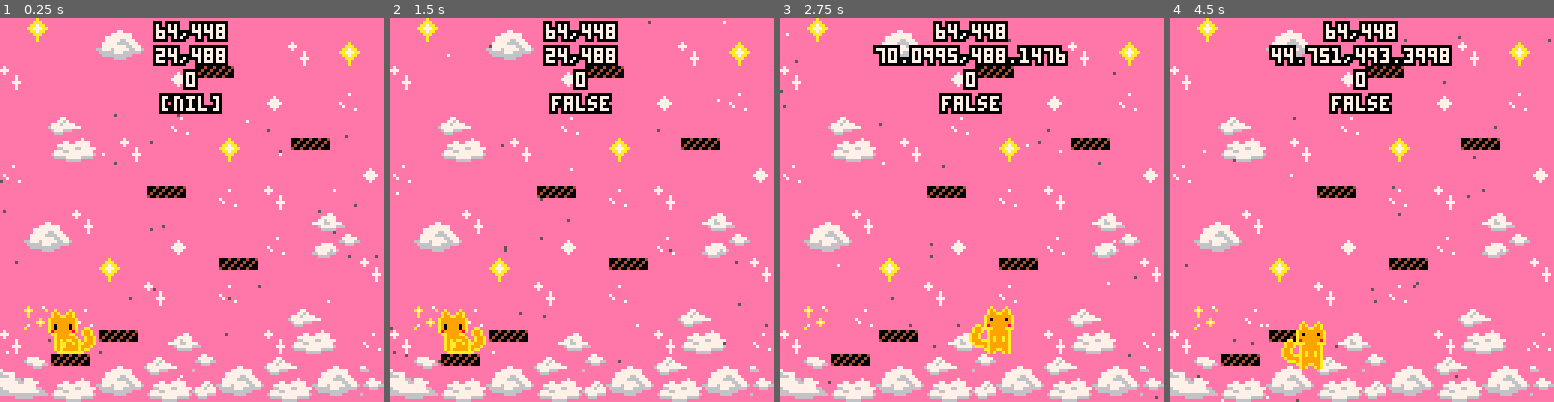
Above: before the commit, frames 1-4 (left to right).
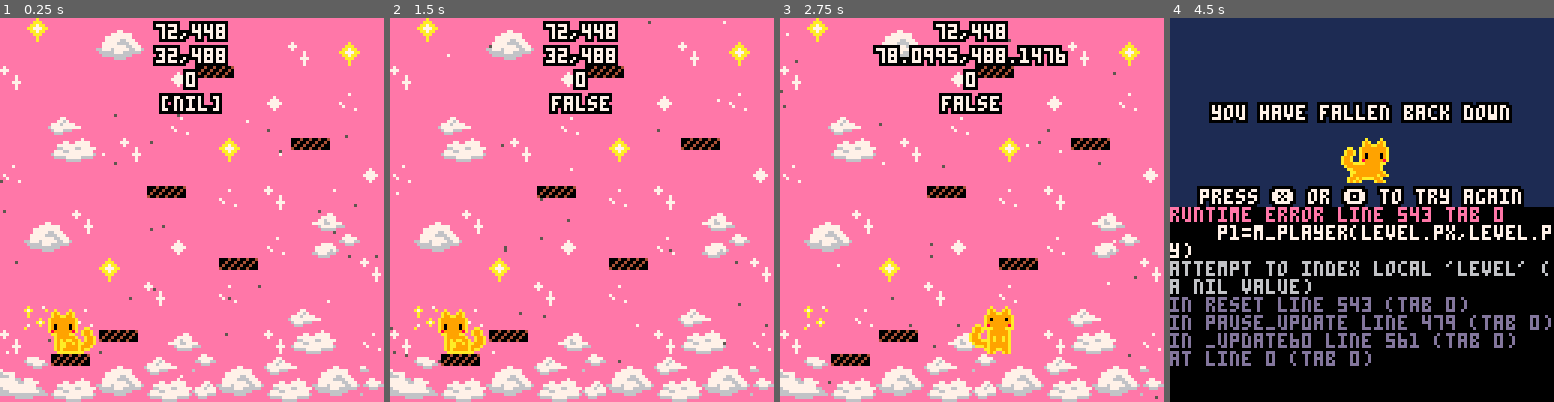
Above: after the commit, the same moments.

Repository: nicholasmueller76/Saturns-Rings
Game: PICO-8 cartridge saturns_rings.p8
Two runs of this game, one before a commit and one after it. Both use one fixed random seed, a clock stepped at 60 frames per second and the inputs below.
Inputs:
- Up to frame 1 (0.25 s): no input
- Up to frame 2 (1.5 s): tap X (X key) at 0.33, 1.07 s; tap O (Z key) at 0.7 s
- Up to frame 3 (2.75 s): hold Right 1.6-2.1 s; tap O (Z key) at 1.7, 2.1, 2.5 s; tap X (X key) at 1.85 s; hold Up 2.15-2.42 s; hold Right from 2.47 s (still down)
- Up to frame 4 (4.5 s): tap O (Z key) every 0.4 s from 2.9 to 4.1 s; tap X (X key) at 2.97, 4.08 s; release Right at 3.03 s; hold Left 3.08-3.58 s; hold Down 3.63-3.97 s; hold Right from 4.02 s (still down)

The runs differ from the first frame. In frame 1, 0.2% of the frame differs, in the area x 39-47%, y 0-13%; in frame 2, 0.2%; in frame 3, 0.1%; in frame 4, 98%, in the area x 0-100%, y 0-100%.
Error after the commit: runtime error line 543 tab 0; p1=m_player(level.px,level.py); attempt to index local 'level' (a nil value)

Commit message:
initial states overhaul
the goal of the states overhaul is to genericize some of the functions in the base code, as well as genericize the individual update/draw functions, to better support dynamic levels and cutscenes that we want. so far reset() has been genericized, and side wall collision has been added

Diff:
--- a/main.lua
+++ b/main.lua
@@ -28,26 +28,54 @@
   bgm=0
 }
 
+--level table
+l=
+{
+  ichi=
+  {
+    finished=false,
+    px=32,  --where to spawn player x
+    py=480, --where to spawn player y
+    lx=72   --camera limit x (y is always the same)
+  },
+  ni=
+  {
+    finished=false,
+    px=24,
+    py=480,
+    lx=64
+  },
+  san=
+  {
+    finished=false,
+    px=0,
+    py=0,
+    lx=0
+  },
+  yon=
+  {
+    finished=false,
+    px=0,
+    py=0,
+    lx=0
+  }
+}
+
 --game flow
 --------------------------------
 
 --reset the game to its initial
 --state. use this instead of
 --_init()
-function reset()
-		palt(0, false)
-		palt(3, true)
-    --remove delay for btnp
-    poke(0x5f5c, 255)
+function reset(level)
     ticks=0
     delay_count=0
     delay_on=false
-    p1=m_player(24,480)
+    p1=m_player(level.px,level.py)
     p1:set_anim("walk")
     objs.init()
     stars.init()
-    cam=m_cam(p1)
-    state=0
+    cam=m_cam(p1,level.lx)
     -- uncomment to enable music
     -- music(mus.bgm,300)
 end
@@ -56,7 +84,13 @@
 --------------------------------
 
 function _init()
-    reset()
+    palt(0, false)
+    palt(3, true)
+    --remove delay for btnp
+    poke(0x5f5c, 255)
+    state=0
+    prevstate=0
+    reset(l.ichi)
 end
 
 function _update60()
--- a/saturns_rings.p8
+++ b/saturns_rings.p8
@@ -243,15 +243,15 @@
   }
   return p
 end
-function m_cam(target)
+function m_cam(target, levelx)
   local c=
     {
       tar=target,--target to follow.
       pos=m_vec(target.x,target.y),
 
       pull_threshold=16,
-      pos_min=m_vec(64,64),
-      pos_max=m_vec(64,448),
+      pos_min=m_vec(levelx,64),
+      pos_max=m_vec(levelx,448),
 
       shake_remaining=0,
       shake_force=0,
@@ -508,22 +508,54 @@
 {
   bgm=0
 }
-function reset()
-		palt(0, false)
-		palt(3, true)
-    poke(0x5f5c, 255)
+l=
+{
+  ichi=
+  {
+    finished=false,
+    px=32,  --where to spawn player x
+    py=480, --where to spawn player y
+    lx=72   --camera limit x (y is always the same)
+  },
+  ni=
+  {
+    finished=false,
+    px=24,
+    py=480,
+    lx=64
+  },
+  san=
+  {
+    finished=false,
+    px=0,
+    py=0,
+    lx=0
+  },
+  yon=
+  {
+    finished=false,
+    px=0,
+    py=0,
+    lx=0
+  }
+}
+function reset(level)
     ticks=0
     delay_count=0
     delay_on=false
-    p1=m_player(24,480)
+    p1=m_player(level.px,level.py)
     p1:set_anim("walk")
     objs.init()
     stars.init()
-    cam=m_cam(p1)
+    cam=m_cam(p1,level.lx)
+end
+function _init()
+    palt(0, false)
+    palt(3, true)
+    poke(0x5f5c, 255)
     state=0
-end
-function _init()
-    reset()
+    prevstate=0
+    reset(l.ichi)
 end
 function _update60()
     if state==0 then
@@ -670,73 +702,73 @@
 
 
 __gff__
-0000000000000000000000000000000000000000000000000000000000000000000000000000000000000000000000000000000000000000000000000000000000002222000000000000000000000000002000000000000002020000000000000000000000000000000000000000000000000000000000000000000000000000
+0000000000000000000000000000000000000000000000000000000000000000000000000000000000000000000000000000000000000000000000000000000000002222000000000000000000000000002000000000000002020000000000000001000000000000000000000000000000000000000000000000000000000000
 0000000000000000000000000000000000000000000000000000000000000000000000000000000000000000000000000000000000000000000000000000000000000000000000000000000000000000000000000000000000000000000000000000000000000000000000000000000000000000000000000000000000000000
 __map__
-05000000050000292a0000000000050000000000000000000000000000000000000000000000000000000000000000000000000000000000000000000000000000000000000000000000000000000000000000000000000000000000000000000000000000000000000000000000000000000000000000000000000000000000
-0002090a000005393a0002000034000000000000000000000000000000000000000000000000000000000000000000000000000000000000000000000000000000000000000000000000000000000000000000000000000000000000000000000000000000000000000000000000000000000000000000000000000000000000
-0000191a00340000000000060000003500000000000000000000000000000000000000000000000000000000000000000000000000000000000000000000000000000000000000000000000000000000000000000000000000000000000000000000000000000000000000000000000000000000000000000000000000000000
-0600000000000600004243510000050000000000000000000000000000000000000000000000000000000000000000000000000000000000000000000000000000000000000000000000000000000000000000000000000000000000000000000000000000000000000000000000000000000000000000000000000000000000
-00350000050000350000000000292a0000000000000000000000000000000000000000000000000000000000000000000000000000000000000000000000000000000000000000000000000000000000000000000000000000000000000000000000000000000000000000000000000000000000000000000000000000000000
-00000000000b0c000500340000393a0000000000000000000000000000000000000000000000000000000000000000000000000000000000000000000000000000000000000000000000000000000000000000000000000000000000000000000000000000000000000000000000000000000000000000000000000000000000
-00003400001b1c00000000020000000600000000000000000000000000000000000000000000000000000000000000000000000000000000000000000000000000000000000000000000000000000000000000000000000000000000000000000000000000000000000000000000000000000000000000000000000000000000
-0005000000000000000000000005000000000000000000000000000000000000000000000000000000000000000000000000000000000000000000000000000000000000000000000000000000000000000000000000000000000000000000000000000000000000000000000000000000000000000000000000000000000000
-0000000200000000050006000000000000000000000000000000000000000000000000000000000000000000000000000000000000000000000000000000000000000000000000000000000000000000000000000000000000000000000000000000000000000000000000000000000000000000000000000000000000000000
-0600000000424351000000005859000000000000000000000000000000000000000000000000000000000000000000000000000000000000000000000000000000000000000000000000000000000000000000000000000000000000000000000000000000000000000000000000000000000000000000000000000000000000
-0000000000000000350000000000060000000000000000000000000000000000000000000000000000000000000000000000000000000000000000000000000000000000000000000000000000000000000000000000000000000000000000000000000000000000000000000000000000000000000000000000000000000000
-00292a0034000000000200000000000000000000000000000000000000000000000000000000000000000000000000000000000000000000000000000000000000000000000000000000000000000000000000000000000000000000000000000000000000000000000000000000000000000000000000000000000000000000
-00393a000000090a000000340000000000000000000000000000000000000000000000000000000000000000000000000000000000000000000000000000000000000000000000000000000000000000000000000000000000000000000000000000000000000000000000000000000000000000000000000000000000000000
-050000000000191a00000000000b0c0000000000000000000000000000000000000000000000000000000000000000000000000000000000000000000000000000000000000000000000000000000000000000000000000000000000000000000000000000000000000000000000000000000000000000000000000000000000
-000000000002000006000000001b1c0000000000000000000000000000000000000000000000000000000000000000000000000000000000000000000000000000000000000000000000000000000000000000000000000000000000000000000000000000000000000000000000000000000000000000000000000000000000
-0042435100000000000042435100000000000000000000000000000000000000000000000000000000000000000000000000000000000000000000000000000000000000000000000000000000000000000000000000000000000000000000000000000000000000000000000000000000000000000000000000000000000000
-3500000600003400000000000000003500000000000000000000000000000000000000000000000000000000000000000000000000000000000000000000000000000000000000000000000000000000000000000000000000000000000000000000000000000000000000000000000000000000000000000000000000000000
-0000000000000000000000000500000000000000000000000000000000000000000000000000000000000000000000000000000000000000000000000000000000000000000000000000000000000000000000000000000000000000000000000000000000000000000000000000000000000000000000000000000000000000
-0000000000585900000200000000000000000000000000000000000000000000000000000000000000000000000000000000000000000000000000000000000000000000000000000000000000000000000000000000000000000000000000000000000000000000000000000000000000000000000000000000000000000000
-0000000000000005000000000000000000000000000000000000000000000000000000000000000000000000000000000000000000000000000000000000000000000000000000000000000000000000000000000000000000000000000000000000000000000000000000000000000000000000000000000000000000000000
-0600000002000000000000000000060000000000000000000000000000000000000000000000000000000000000000000000000000000000000000000000000000000000000000000000000000000000000000000000000000000000000000000000000000000000000000000000000000000000000000000000000000000000
-00090a0000000000585900003400000000000000000000000000000000000000000000000000000000000000000000000000000000000000000000000000000000000000000000000000000000000000000000000000000000000000000000000000000000000000000000000000000000000000000000000000000000000000
-00191a0000000200000000000000000000000000000000000000000000000000000000000000000000000000000000000000000000000000000000000000000000000000000000000000000000000000000000000000000000000000000000000000000000000000000000000000000000000000000000000000000000000000
-00000000000000000000000000090a0000000000000000000000000000000000000000000000000000000000000000000000000000000000000000000000000000000000000000000000000000000000000000000000000000000000000000000000000000000000000000000000000000000000000000000000000000000000
-00350000585900000000350000191a0000000000000000000000000000000000000000000000000000000000000000000000000000000000000000000000000000000000000000000000000000000000000000000000000000000000000000000000000000000000000000000000000000000000000000000000000000000000
-0000000000000000000000000000000200000000000000000000000000000000000000000000000000000000000000000000000000000000000000000000000000000000000000000000000000000000000000000000000000000000000000000000000000000000000000000000000000000000000000000000000000000000
-000000000000000b0c0006000000000000000000000000000000000000000000000000000000000000000000000000000000000000000000000000000000000000000000000000000000000000000000000000000000000000000000000000000000000000000000000000000000000000000000000000000000000000000000
-005859003400001b1c0000004243510000000000000000000000000000000000000000000000000000000000000000000000000000000000000000000000000000000000000000000000000000000000000000000000000000000000000000000000000000000000000000000000000000000000000000000000000000000000
-0000000200000000000000000000000000000000000000000000000000000000000000000000000000000000000000000000000000000000000000000000000000000000000000000000000000000000000000000000000000000000000000000000000000000000000000000000000000000000000000000000000000000000
-0500000000000000000000000200350000000000000000000000000000000000000000000000000000000000000000000000000000000000000000000000000000000000000000000000000000000000000000000000000000000000000000000000000000000000000000000000000000000000000000000000000000000000
-00090a0000585900000034000000000000000000000000000000000000000000000000000000000000000000000000000000000000000000000000000000000000000000000000000000000000000000000000000000000000000000000000000000000000000000000000000000000000000000000000000000000000000000
-00191a000000000006000000000b0c0000000000000000000000000000000000000000000000000000000000000000000000000000000000000000000000000000000000000000000000000000000000000000000000000000000000000000000000000000000000000000000000000000000000000000000000000000000000
-…(35 lines of a section not shown)…
+6105000000050000292a00000000000500610000000000000000000000000000000000000000000000000000000000000000000000000000000000000000000000000000000000000000000000000000000000000000000000000000000000000000000000000000000000000000000000000000000000000000000000000000
+610002090a000005393a00020000340000610000000000000000000000000000000000000000000000000000000000000000000000000000000000000000000000000000000000000000000000000000000000000000000000000000000000000000000000000000000000000000000000000000000000000000000000000000
+610000191a003400000000000600000035610000000000000000000000000000000000000000000000000000000000000000000000000000000000000000000000000000000000000000000000000000000000000000000000000000000000000000000000000000000000000000000000000000000000000000000000000000
+6106000000000006000042435100000500610000000000000000000000000000000000000000000000000000000000000000000000000000000000000000000000000000000000000000000000000000000000000000000000000000000000000000000000000000000000000000000000000000000000000000000000000000
+6100350000050000350000000000292a00610000000000000000000000000000000000000000000000000000000000000000000000000000000000000000000000000000000000000000000000000000000000000000000000000000000000000000000000000000000000000000000000000000000000000000000000000000
+6100000000000b0c000500340000393a00610000000000000000000000000000000000000000000000000000000000000000000000000000000000000000000000000000000000000000000000000000000000000000000000000000000000000000000000000000000000000000000000000000000000000000000000000000
+6100003400001b1c000000000200000006610000000000000000000000000000000000000000000000000000000000000000000000000000000000000000000000000000000000000000000000000000000000000000000000000000000000000000000000000000000000000000000000000000000000000000000000000000
+6100050000000000000000000000050000610000000000000000000000000000000000000000000000000000000000000000000000000000000000000000000000000000000000000000000000000000000000000000000000000000000000000000000000000000000000000000000000000000000000000000000000000000
+6100000002000000000500060000000000610000000000000000000000000000000000000000000000000000000000000000000000000000000000000000000000000000000000000000000000000000000000000000000000000000000000000000000000000000000000000000000000000000000000000000000000000000
+6106000000004243510000000058590000610000000000000000000000000000000000000000000000000000000000000000000000000000000000000000000000000000000000000000000000000000000000000000000000000000000000000000000000000000000000000000000000000000000000000000000000000000
+6100000000000000003500000000000600610000000000000000000000000000000000000000000000000000000000000000000000000000000000000000000000000000000000000000000000000000000000000000000000000000000000000000000000000000000000000000000000000000000000000000000000000000
+6100292a00340000000002000000000000610000000000000000000000000000000000000000000000000000000000000000000000000000000000000000000000000000000000000000000000000000000000000000000000000000000000000000000000000000000000000000000000000000000000000000000000000000
+6100393a000000090a0000003400000000610000000000000000000000000000000000000000000000000000000000000000000000000000000000000000000000000000000000000000000000000000000000000000000000000000000000000000000000000000000000000000000000000000000000000000000000000000
+61050000000000191a00000000000b0c00610000000000000000000000000000000000000000000000000000000000000000000000000000000000000000000000000000000000000000000000000000000000000000000000000000000000000000000000000000000000000000000000000000000000000000000000000000
+61000000000002000006000000001b1c00610000000000000000000000000000000000000000000000000000000000000000000000000000000000000000000000000000000000000000000000000000000000000000000000000000000000000000000000000000000000000000000000000000000000000000000000000000
+6100424351000000000000424351000000610000000000000000000000000000000000000000000000000000000000000000000000000000000000000000000000000000000000000000000000000000000000000000000000000000000000000000000000000000000000000000000000000000000000000000000000000000
+6135000006000034000000000000000035610000000000000000000000000000000000000000000000000000000000000000000000000000000000000000000000000000000000000000000000000000000000000000000000000000000000000000000000000000000000000000000000000000000000000000000000000000
+6100000000000000000000000005000000610000000000000000000000000000000000000000000000000000000000000000000000000000000000000000000000000000000000000000000000000000000000000000000000000000000000000000000000000000000000000000000000000000000000000000000000000000
+6100000000005859000002000000000000610000000000000000000000000000000000000000000000000000000000000000000000000000000000000000000000000000000000000000000000000000000000000000000000000000000000000000000000000000000000000000000000000000000000000000000000000000
+6100000000000000050000000000000000610000000000000000000000000000000000000000000000000000000000000000000000000000000000000000000000000000000000000000000000000000000000000000000000000000000000000000000000000000000000000000000000000000000000000000000000000000
+6106000000020000000000000000000600610000000000000000000000000000000000000000000000000000000000000000000000000000000000000000000000000000000000000000000000000000000000000000000000000000000000000000000000000000000000000000000000000000000000000000000000000000
+6100090a00000000005859000034000000610000000000000000000000000000000000000000000000000000000000000000000000000000000000000000000000000000000000000000000000000000000000000000000000000000000000000000000000000000000000000000000000000000000000000000000000000000
+6100191a00000002000000000000000000610000000000000000000000000000000000000000000000000000000000000000000000000000000000000000000000000000000000000000000000000000000000000000000000000000000000000000000000000000000000000000000000000000000000000000000000000000
+6100000000000000000000000000090a00610000000000000000000000000000000000000000000000000000000000000000000000000000000000000000000000000000000000000000000000000000000000000000000000000000000000000000000000000000000000000000000000000000000000000000000000000000
+6100350000585900000000350000191a00610000000000000000000000000000000000000000000000000000000000000000000000000000000000000000000000000000000000000000000000000000000000000000000000000000000000000000000000000000000000000000000000000000000000000000000000000000
+6100000000000000000000000000000002610000000000000000000000000000000000000000000000000000000000000000000000000000000000000000000000000000000000000000000000000000000000000000000000000000000000000000000000000000000000000000000000000000000000000000000000000000
+61000000000000000b0c00060000000000610000000000000000000000000000000000000000000000000000000000000000000000000000000000000000000000000000000000000000000000000000000000000000000000000000000000000000000000000000000000000000000000000000000000000000000000000000
+61005859003400001b1c00000042435100610000000000000000000000000000000000000000000000000000000000000000000000000000000000000000000000000000000000000000000000000000000000000000000000000000000000000000000000000000000000000000000000000000000000000000000000000000
+6100000002000000000000000000000000610000000000000000000000000000000000000000000000000000000000000000000000000000000000000000000000000000000000000000000000000000000000000000000000000000000000000000000000000000000000000000000000000000000000000000000000000000
+6105000000000000000000000002003500610000000000000000000000000000000000000000000000000000000000000000000000000000000000000000000000000000000000000000000000000000000000000000000000000000000000000000000000000000000000000000000000000000000000000000000000000000
+6100090a00005859000000340000000000610000000000000000000000000000000000000000000000000000000000000000000000000000000000000000000000000000000000000000000000000000000000000000000000000000000000000000000000000000000000000000000000000000000000000000000000000000
+6100191a000000000006000000000b0c00610000000000000000000000000000000000000000000000000000000000000000000000000000000000000000000000000000000000000000000000000000000000000000000000000000000000000000000000000000000000000000000000000000000000000000000000000000
+…(35 lines of a section not shown)…
--- a/src/camera.lua
+++ b/src/camera.lua
@@ -2,7 +2,7 @@
 --camera functions
 
 --make the camera.
-function m_cam(target)
+function m_cam(target, levelx)
   local c=
     {
       tar=target,--target to follow.
@@ -18,8 +18,8 @@
       --the edges of the level.
 
       -- need to mod. in the future to account for lvl update
-      pos_min=m_vec(64,64),
-      pos_max=m_vec(64,448),
+      pos_min=m_vec(levelx,64),
+      pos_max=m_vec(levelx,448),
 
       shake_remaining=0,
       shake_force=0,
--- a/src/states.lua
+++ b/src/states.lua
@@ -1,3 +1,15 @@
+-- states of the game as i'm aware of right now:
+-- 0 - title screen
+-- 1 - cutscene 1
+-- 2 - level 1
+-- 3 - cutscene 2
+-- 4 - level 2
+-- 5 - cutscene 3
+-- 6 - level 3
+-- 7 - cutscene 4
+-- 8 - end + credits?
+-- 9 - death/success
+
 function game_update()
 	ticks+=1
     objs.interact()
Not shown, changed: 40 lines of the sprite sheet (__gfx__) section of saturns_rings.p8
